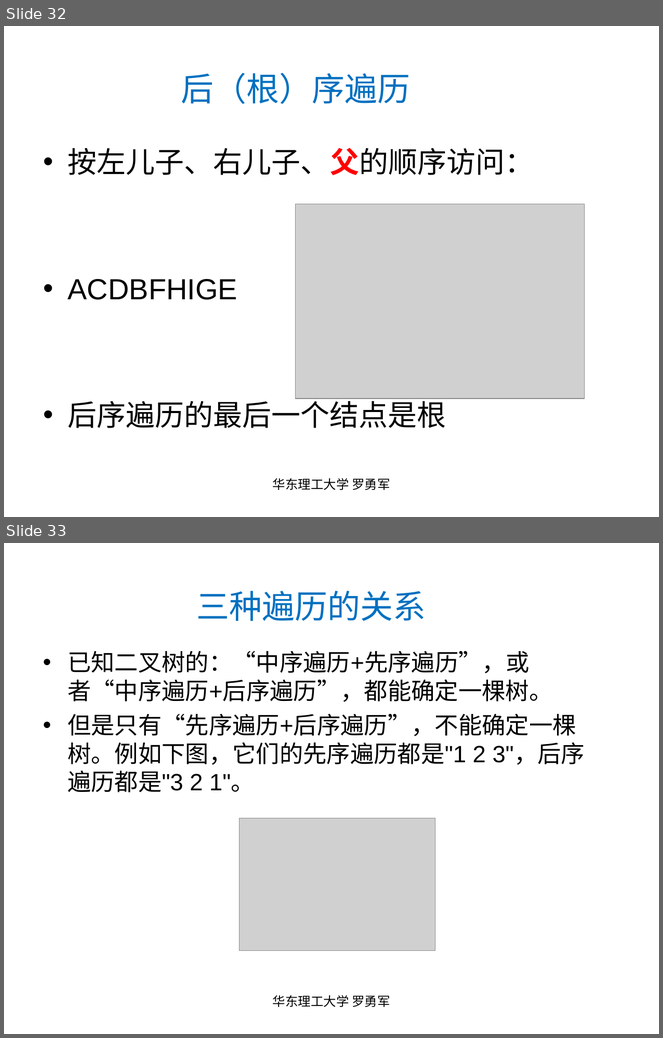
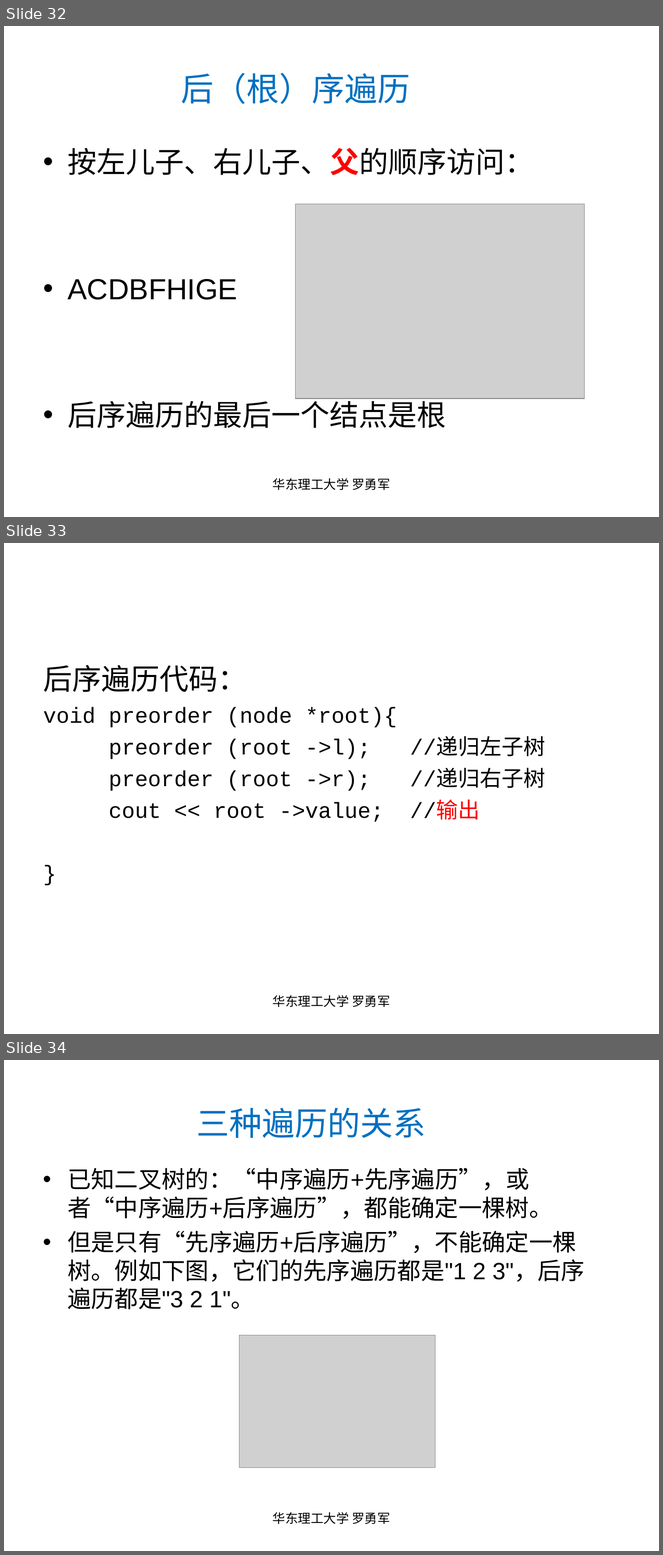
Before and after one commit to luoyongjun999/code, a slide deck: 第5章高级数据结构(上).ppt. Shown one above the other, each under a label of ours: slides 32 and 33 before the commit, slides 32, 33 and 34 after it. The pictures are 663x1038 and 663x1555 pixels, drawn with LibreOffice and Linux fonts; fonts in the diff are those of the drawing; grey boxes stand for pictures. Boxes give left, top, right and bottom in pixels: in the first picture for what was removed or moved away, otherwise in the second. Text is boxed around its words. In the diff, an @@ line names an element or a change of style, - is before the commit and + after.

```diff
--- a/第5章高级数据结构(上).ppt
+++ b/第5章高级数据结构(上).ppt
@@ slide 33 added at <box>4,543,659,1034</box>, background #FFFFFF @@
@@ text added at <box>43,665,545,822</box>, 24 pt, text #000000 @@
+后序遍历代码：
+void preorder (node *root){
+preorder (root ->l); //递归左子树
+preorder (root ->r); //递归右子树
+cout << root ->value; //输出
+}
@@ text added at <box>273,995,390,1007</box>, 14 pt, text #000000 @@
+华东理工大学 罗勇军
@@ what was slide 33 is now slide 34 @@
```
Also in this commit, not shown: 8 slides changed.
